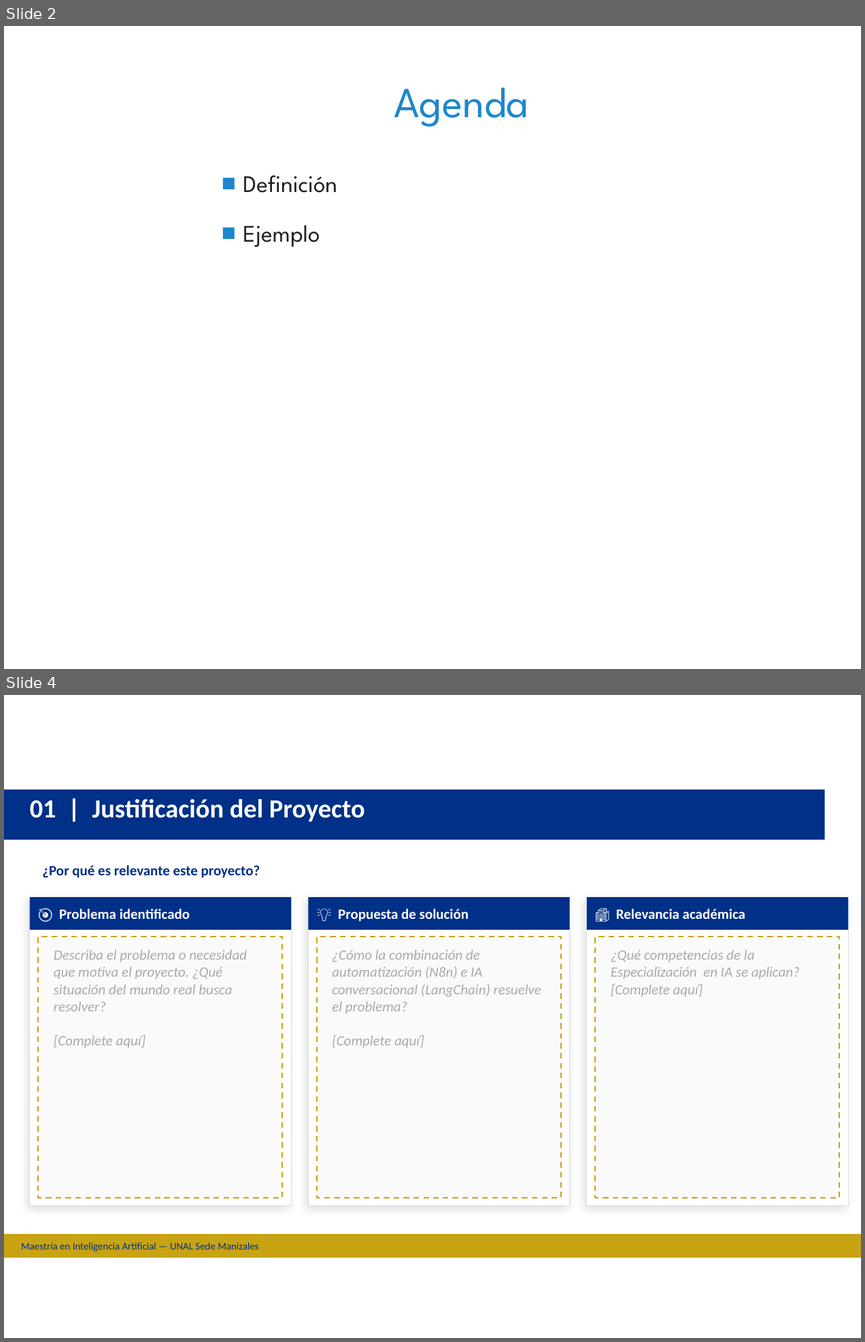
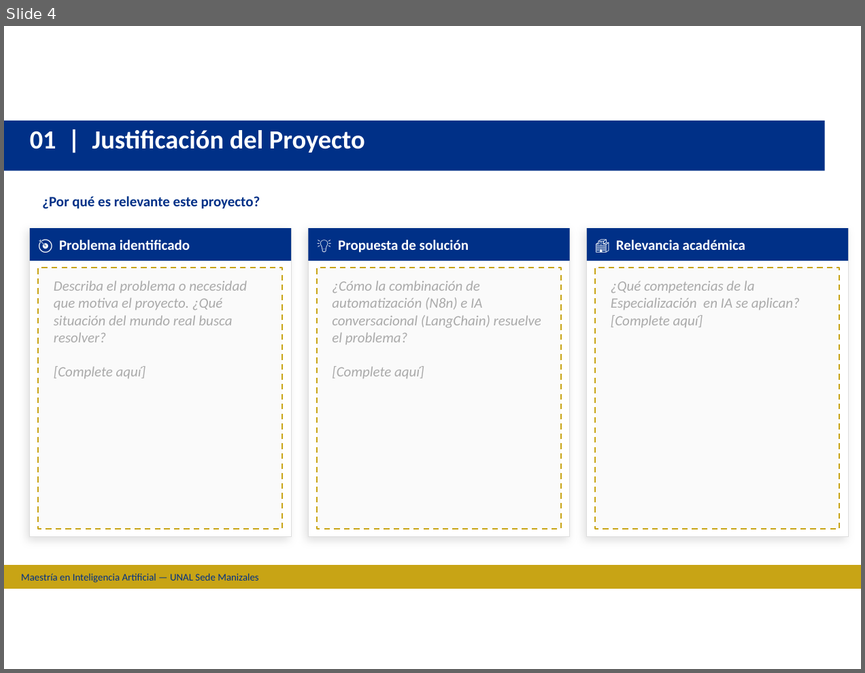
Before and after one commit to sevalenciaca/taller-final-sistemas-inteligentes, a slide deck: Plantilla Tutoriales UNAL V2.pptx. Shown one above the other, each under a label of ours: slides 2 and 4 before the commit, slide 4 after it; the slides between them are not shown. The pictures are 865x1342 and 865x673 pixels, drawn with LibreOffice and Linux fonts; fonts in the diff are those of the drawing; background and template pictures are left out. Boxes give left, top, right and bottom in pixels: in the first picture for what was removed or moved away, otherwise in the second. Text is boxed around its words. In the diff, an @@ line names an element or a change of style, - is before the commit and + after.

```diff
--- a/Plantilla Tutoriales UNAL V2.pptx
+++ b/Plantilla Tutoriales UNAL V2.pptx
@@ slide 2 removed at (4,26,861,669), background #FFFFFF @@
@@ title removed at (394,87,529,127) @@
-Agenda
@@ text removed at (243,175,337,247) @@
-■ Definición
-■ Ejemplo
```
Also in this commit, not shown: 2 slides changed, 1 slide added, 3 other files.
